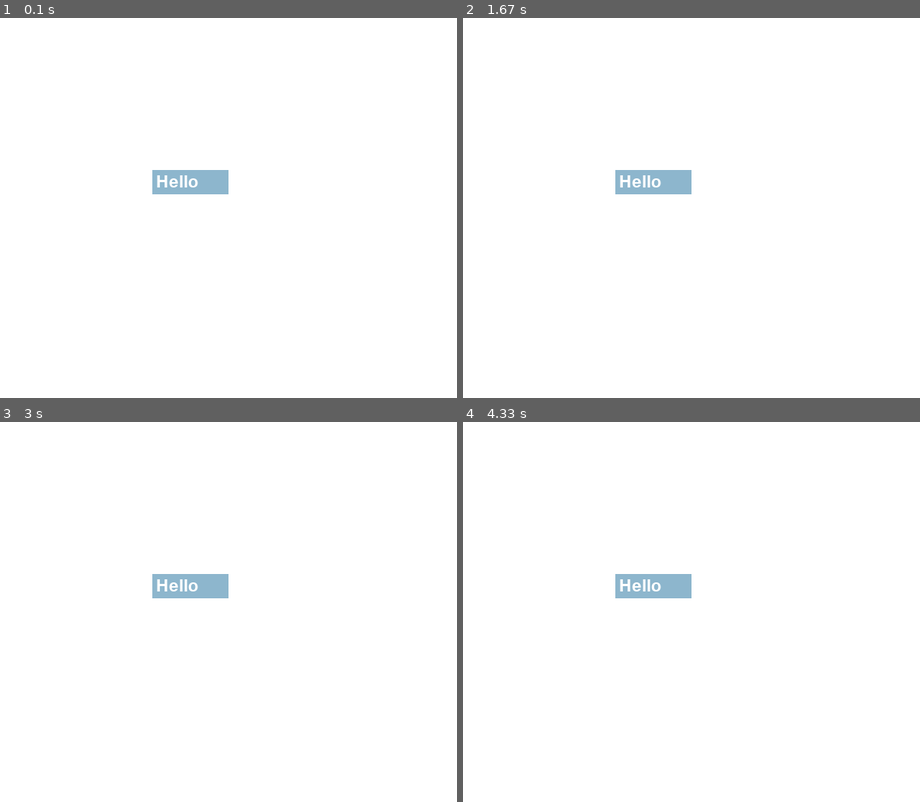
Above: before the commit, frames 1-4 (two rows, left to right).
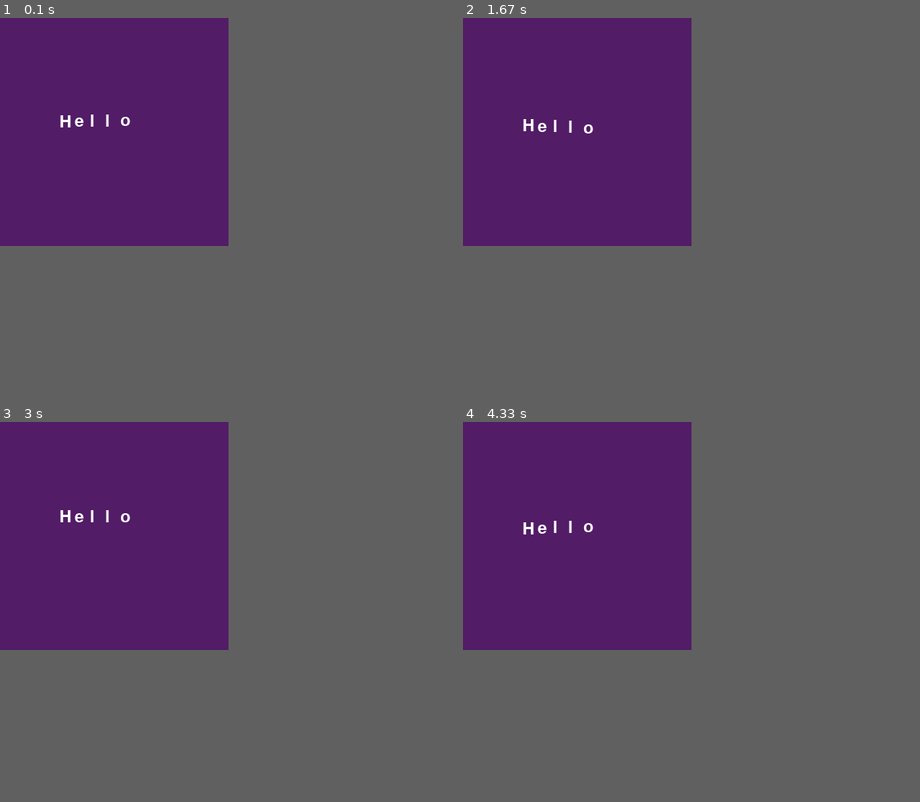
Above: after the commit, the same moments.

Repository: joedaws/snake
Game: pygame game, started from tests/pygame_inputs.py
The game is run twice, just before and just after one commit, with the same random seed, the same clock (stepped at 60 frames per second) and the same inputs.
Inputs:
- Up to frame 1 (0.1 s): no input
- Up to frame 2 (1.67 s): tap Enter at 0.33 s
- Up to frame 3 (3 s): no input
- Up to frame 4 (4.33 s): no input
The window is 600x500 before the commit and 300x300 after it. Grey fills any space a smaller window leaves; there, only what the larger window draws over its background counts as a difference.

The runs differ from the first frame. In frame 1, 30% of the frame differs, in the area x 0-50%, y 0-60%; in frame 2, 30%; in frame 3, 30%; in frame 4, 30%.

Commit message:
made hello world animation with pygame

Diff:
--- a/tests/pygame_inputs.py
+++ b/tests/pygame_inputs.py
@@ -1,47 +1,80 @@
 #!/usr/bin/env python3
 
 import sys
-import time
+import math
 import pygame
+from dataclasses import dataclass
 
 pygame.init()
 
 clock = pygame.time.Clock()
 
-screen = pygame.display.set_mode([600,500])
+screen = pygame.display.set_mode([300, 300])
 
 base_font = pygame.font.Font(None, 32)
 user_txt = ''
 
-input_rect = pygame.Rect(200, 200, 140, 32)
+left = screen.get_width() // 2 - screen.get_width() // 4
+top = screen.get_height() // 2 - screen.get_height() // 4
+input_rect = pygame.Rect(left, top, 100, 100)
 
-color = pygame.Color('lightskyblue3')
+color = pygame.Color('white')
+
+# width between animated characters
+W_FACTOR = 20
+
+# factor of pi to use to step between
+WOBBLE_STEP = math.pi / (24)
+
+FRAME_RATE = 24
+
+DARK_PURPLE = (82, 28, 102)
+
+
+@dataclass
+class PixelPoint:
+    x: int
+    y: int
+
+
+p1 = PixelPoint(input_rect.x, input_rect.y)
+
 
 def main():
+    i = 0
     while True:
+        clock.tick(FRAME_RATE)
+
+        i += 1
+        if i == 1000*FRAME_RATE:
+            i = 0
+
         for event in pygame.event.get():
-            if event.type == pygame.KEYDOWN:
+            if event.type == pygame.KEYDOWN or event.type == pygame.QUIT:
                 if event.key == pygame.K_SPACE:
                     pygame.quit()
                     sys.exit()
 
-        screen.fill((255, 255, 255))
+        screen.fill(DARK_PURPLE)
 
-        pygame.draw.rect(screen, color, input_rect)
+        pygame.draw.rect(screen, DARK_PURPLE, input_rect)
 
         user_text = "Hello"
 
-        text_surface = base_font.render(user_text,
-                                        True,
-                                        (255, 255, 255))
-
-        screen.blit(text_surface, (input_rect.x+5, input_rect.y+5))
+        # draw hello world a few pixels apart
+        for j, letter in enumerate(user_text):
+            x = p1.x + j * W_FACTOR + 3
+            y = p1.y + int(12*math.sin(0.5*(i-j)*WOBBLE_STEP)) + 50
+            text_surface = base_font.render(user_text[j],
+                                            True,
+                                            (255, 255, 255))
+            screen.blit(text_surface, (x, y))
 
         input_rect.w = max(100, text_surface.get_width()+10)
+        input_rect.h = max(100, text_surface.get_height()+10)
 
         pygame.display.flip()
 
-        clock.tick(60)
 
 if __name__ == "__main__":
     main()
